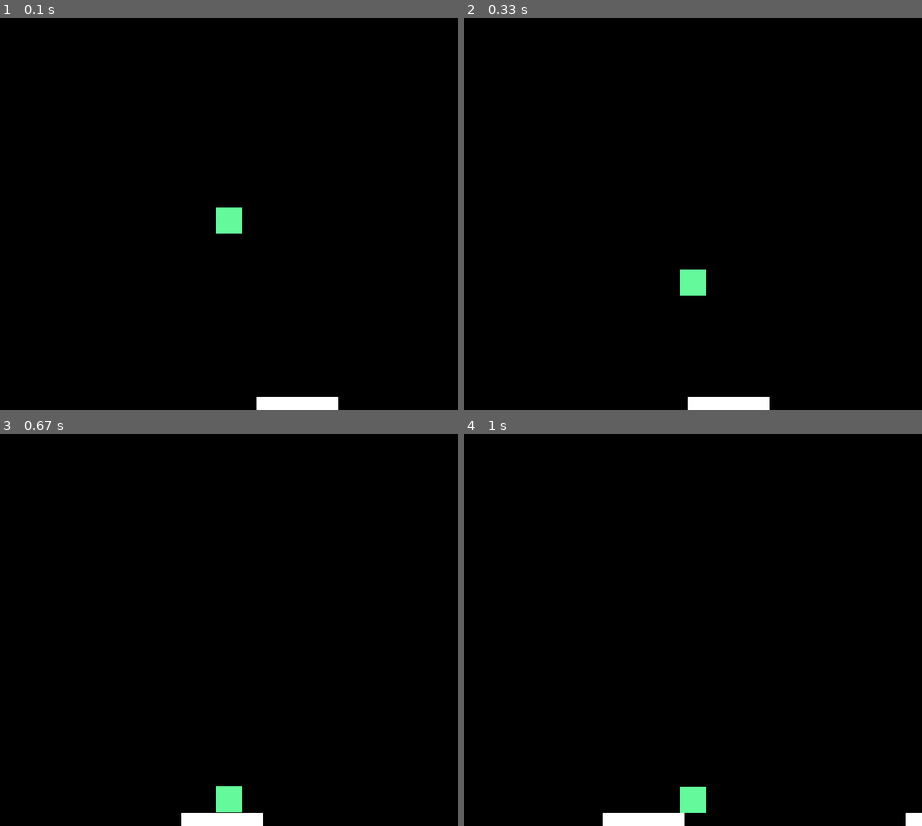
Above: before the commit, frames 1-4 (two rows, left to right).
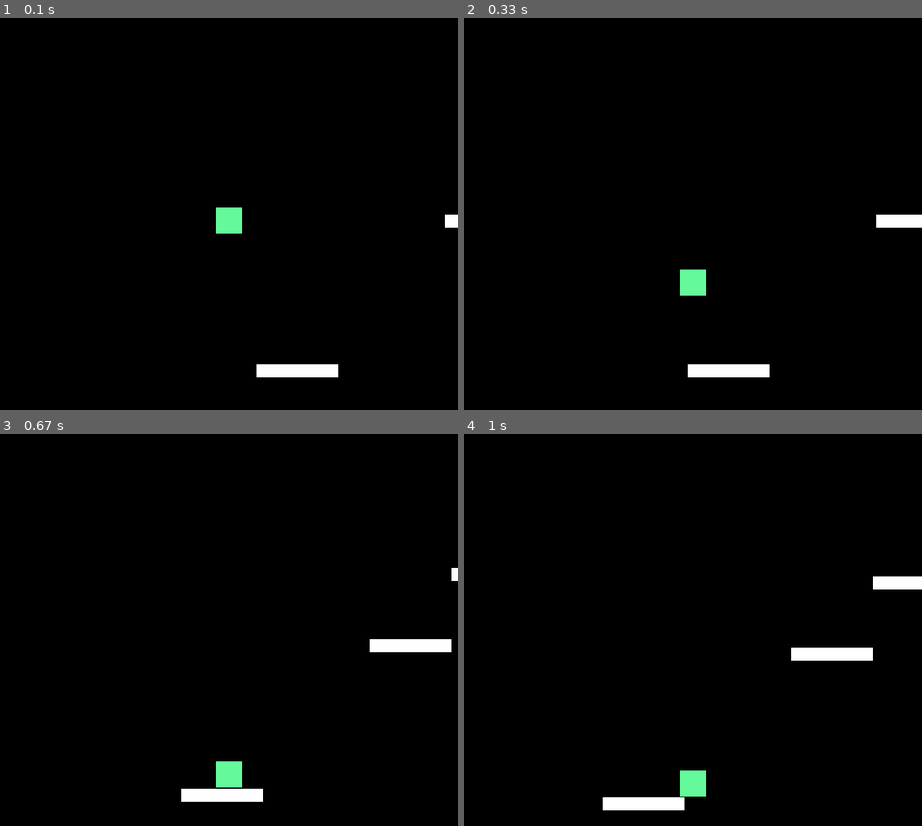
Above: after the commit, the same moments.

Repository: gavinraym/alphaPygame
Game: pygame game, started from platformer/main.py
The game is run twice, just before and just after one commit, with the same random seed, the same clock (stepped at 60 frames per second) and the same inputs.
Inputs:
- Up to frame 1 (0.1 s): no input
- Up to frame 2 (0.33 s): no input
- Up to frame 3 (0.67 s): tap Space at 0.33 s
- Up to frame 4 (1 s): no input

The runs differ from the first frame. In frame 1, 1.3% of the frame differs, in the area x 56-100%, y 50-100%; in frame 2, 1.5%; in frame 3, 2.4%; in frame 4, 2.7%, in the area x 30-100%, y 36-100%.

Commit message:
may 25th class

Diff:
--- a/platformer/platforms.py
+++ b/platformer/platforms.py
@@ -1,6 +1,9 @@
 import pygame
 from settings import *
 import sprites
+import math
+import random
+
 
 platforms = []
 frame_count = 0
@@ -14,21 +17,28 @@
         self.rect = self.image.get_rect()
         self.rect.x = x
         self.rect.y = y
+        self.radius = 2
 
     def update(self):
-        self.rect.move_ip(-5, 0)  # Auto-scroll the platforms
-
+        # self.rect.move_ip(-5, 0)  # Auto-scroll the platforms
+        global frame_count  # Declare frame_count as a global variable
+        angle = math.radians(frame_count)  # Convert frame count to radians
+        x = self.rect.centerx  # Calculate x-coordinate
+        y = self.radius * math.sin(angle) + self.rect.centery  # Calculate y-coordinate
+        self.rect.center = (x, y)  # Update the sprite's position
         # Remove platforms that go off-screen
         if self.rect.right <= 0:
             self.kill()
 
 def start():
-    starting_platform = Platform(WINDOW_WIDTH // 2 + PLATFORM_WIDTH // 2, WINDOW_HEIGHT - PLATFORM_HEIGHT)
+    starting_platform = Platform(WINDOW_WIDTH // 2 + PLATFORM_WIDTH // 2, WINDOW_HEIGHT - PLATFORM_HEIGHT -50)
     sprites.platforms.add(starting_platform)
+    create_platforms()
 
 def create_platforms():
-    x = WINDOW_WIDTH + PLATFORM_WIDTH  # Starting x-coordinate for the first platform
-    y = WINDOW_HEIGHT - PLATFORM_HEIGHT  # y-coordinate for all platforms
+    random_height = random.randint(50, WINDOW_HEIGHT - PLATFORM_HEIGHT - 150)
+    x = WINDOW_WIDTH # Starting x-coordinate for the first platform
+    y = WINDOW_HEIGHT - PLATFORM_HEIGHT - random_height  # y-coordinate for all platforms
 
     platform = Platform(x, y)
     platforms.append(platform)
@@ -38,7 +48,13 @@
 def update():
     global frame_count  # Declare frame_count as a global variable
     frame_count += 1
+    # Auto-scroll the platforms
+    for platform in sprites.platforms.sprites():
+        platform.rect.move_ip(-5, 0)
+
+    # Indevidual platform update
     for platform in sprites.platforms:
         platform.update()
-    if frame_count % 10 == 0:
+
+    if frame_count % 25 == 0:
         create_platforms()
--- a/platformer/player.py
+++ b/platformer/player.py
@@ -16,6 +16,7 @@
         self.velocity = pygame.math.Vector2(0, 0)
         self.gravity = pygame.math.Vector2(0, PLAYER_GRAVITY)
 
+
     def update(self):
         self.velocity += self.gravity
         self.rect.move_ip(self.velocity.x, self.velocity.y)
@@ -24,15 +25,17 @@
         if pygame.sprite.spritecollide(self, sprites.platforms, False):
             self.rect.y -= self.velocity.y
             self.velocity.y = 0
+            self.state = "resting"
 
         # Check collision with ground
-        if self.rect.bottom >= WINDOW_HEIGHT:
+        if self.rect.bottom >= WINDOW_HEIGHT + 250:
             game_over.trigger_game_over()
 
     def jump(self):
-        self.rect.y += 2  # Move player down slightly to check collision below
+        tolerance = 15
+        self.rect.y += tolerance  # Move player down slightly to check collision below
         platforms_collided = pygame.sprite.spritecollide(self, sprites.platforms, False)
-        self.rect.y -= 2  # Move player back up
+        self.rect.y -= tolerance  # Move player back up
 
         if platforms_collided:
             self.velocity.y = -PLAYER_JUMP_HEIGHT
